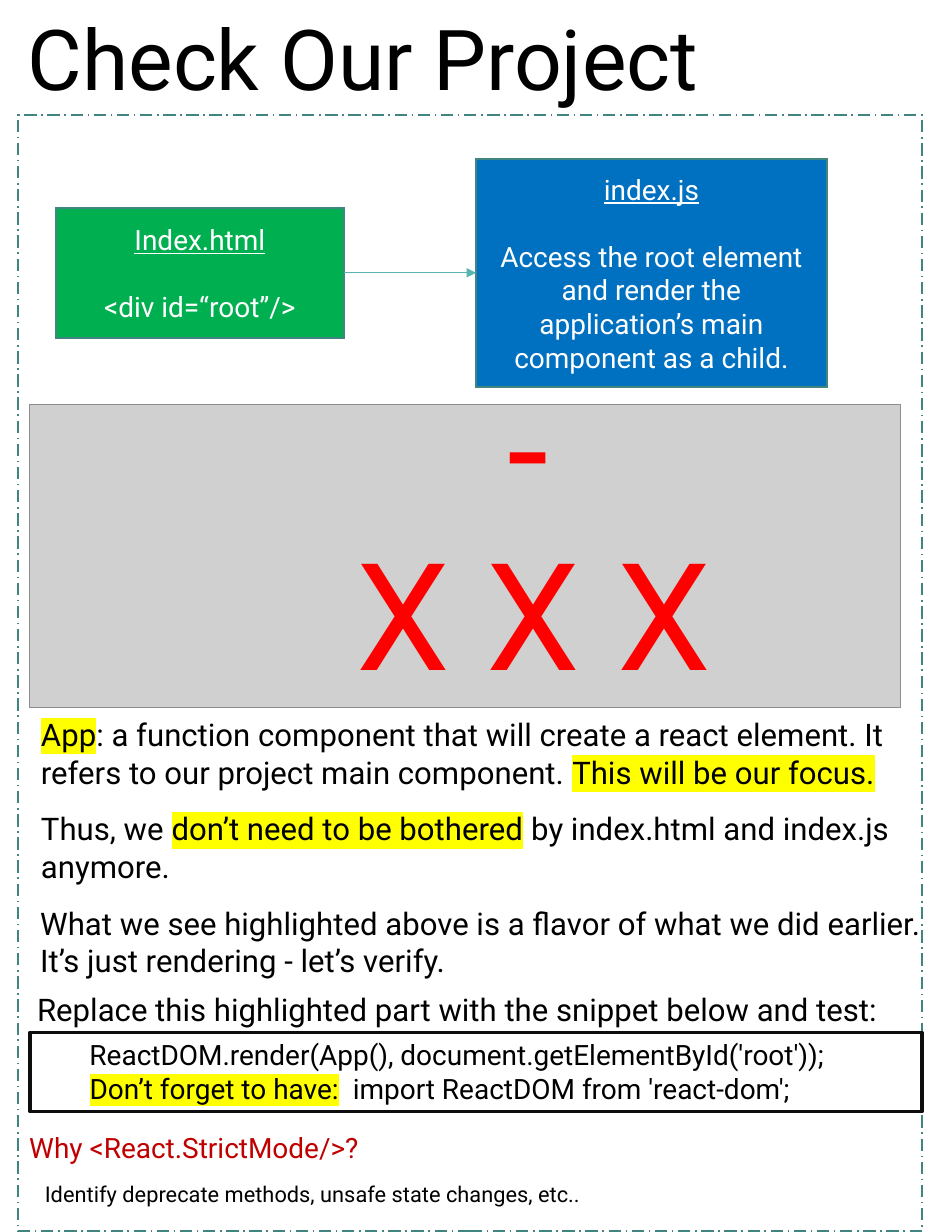
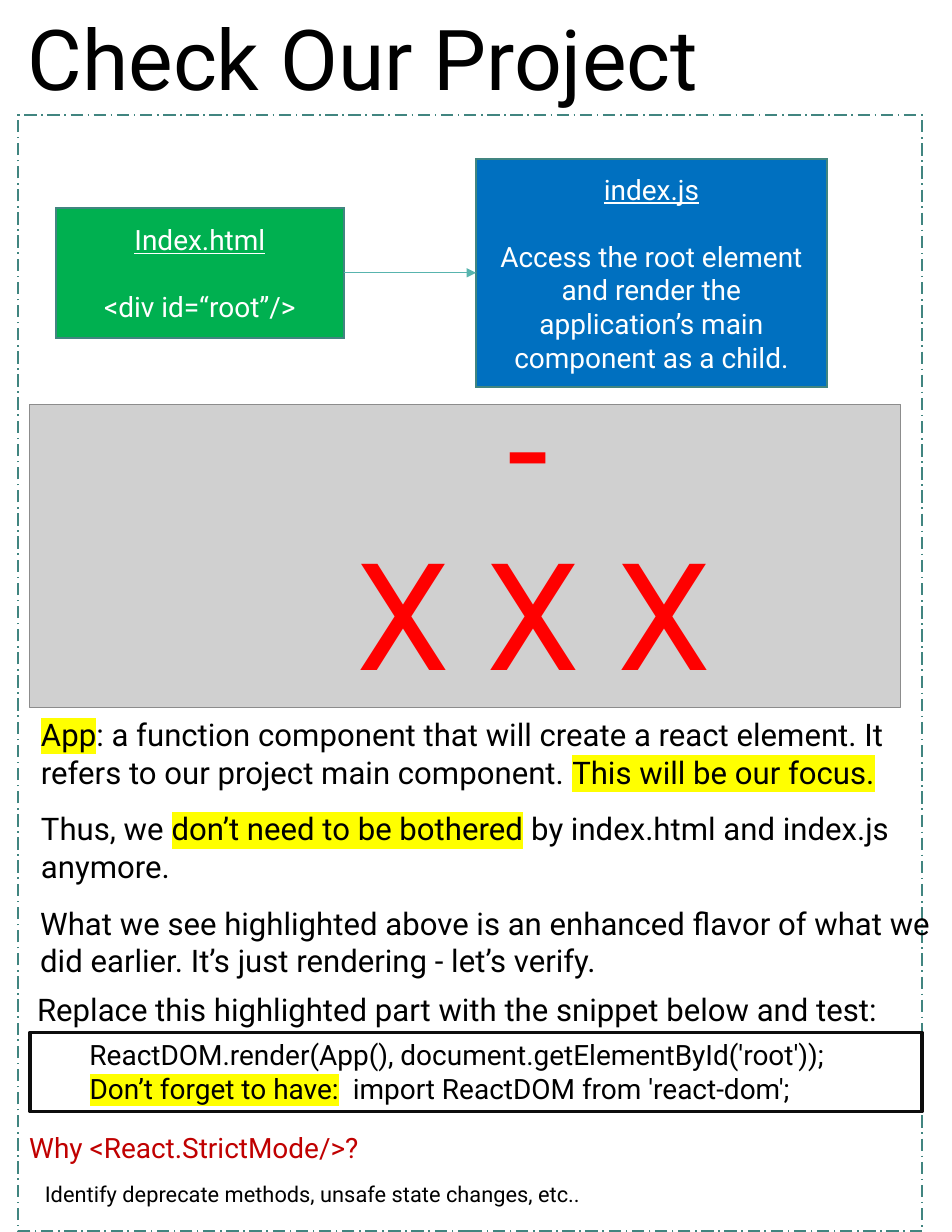
Before and after one commit to scorpion0511/mytracker, a slide deck: slide 19 of doc/React.pptx. Drawn at 952x1232 pixels with LibreOffice and Linux fonts; fonts in the diff are those of the drawing; grey boxes stand for pictures. Boxes give left, top, right and bottom in pixels: in the first picture for what was removed or moved away, otherwise in the second. Text is boxed around its words. In the diff, an @@ line names an element or a change of style, - is before the commit and + after.

```diff
--- a/doc/React.pptx
+++ b/doc/React.pptx
@@ text at box(40, 907, 930, 979): text changed @@
-What we see highlighted above is a flavor of what we did earlier. It’s just rendering - let’s verify.
+What we see highlighted above is an enhanced flavor of what we did earlier. It’s just rendering - let’s verify.
```
Also in this commit, not shown: 21 other slides changed, 4 slides added.
